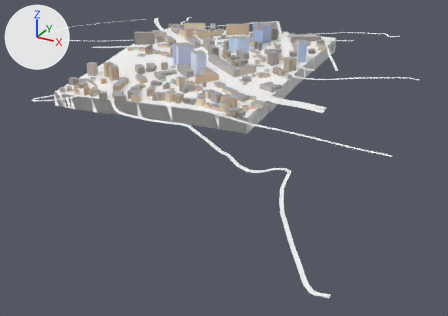
One commit to the glTF model public/tiles/1/-3_-4.glb: the scene before it, then after it.
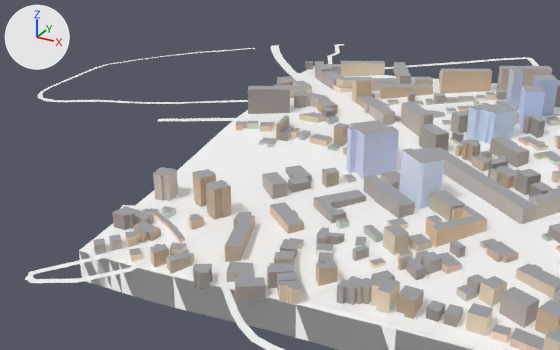
Old and new are each drawn whole from a camera (50 mm lens) standing at (-504.0, 494.0, 476.0) and looking at (-1125.0, 1624.0, -89.0) and again close up from a camera (50 mm lens) standing at (-1035.0, 1040.0, 406.0) and looking at (-1448.0, 1790.0, 31.0). Arrows for +X, +Y and +Z are at upper left; the lights stay in place. The older version's two pictures come first. Where no turn or scale is listed for an object, it has been applied to the vertices. Vertices at exactly the same position are counted once.

In view in the first close-up: 't1_-3_-4'.
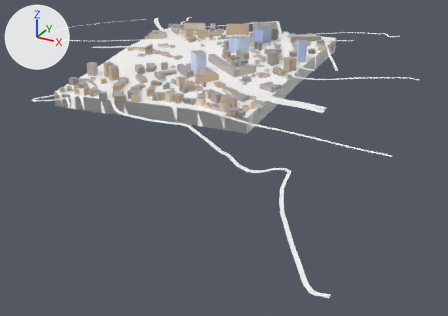
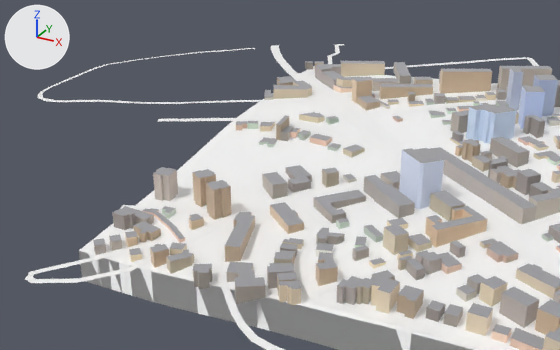
Changed parts and their boxes [x1, y1, x2, y2] in the close-ups (560 x 350 px; the box of a moved part takes in the faces that stretch with it):
```json
{"part": 1, "of": "me_t1__3__4", "change": "deleted", "before": [248, 86, 449, 180]}
{"part": 2, "of": "me_t1__3__4", "change": "cut back", "before": [322, 107, 336, 121]}
{"part": 3, "of": "me_t1__3__4", "change": "moved or reshaped", "before": [79, 253, 411, 350], "after": [79, 253, 411, 350]}
```

Edits to the scene script, one JSON object a line:
```json
{"block": "me_t1__3__4", "where": "# used by ob_t1__3__4; location = (-1263.6, 1627.0, 69.8)"}
{"op": "remove", "block": "me_t1__3__4", "code": "me_t1__3__4.from_pydata(...)  # 7053 vertices, 9518 faces; spans x -579.0..579.0, y -551.0..551.0, z -76.0..76.0"}
{"op": "add", "block": "me_t1__3__4", "code": "me_t1__3__4.from_pydata(...)  # 6953 vertices, 9382 faces; spans x -579.0..579.0, y -551.0..551.0, z -76.0..76.0"}
{"block": "me_t1__3__4", "change": "me_t1__3__4 part 1: 7 loose pieces with 94 vertices, spanning x -273.0..1.0, y 137.0..298.0, z -10.0..42.0, are deleted"}
{"block": "me_t1__3__4", "change": "me_t1__3__4 part 2"}
{"block": "me_t1__3__4", "change": "6 vertices are removed from x -173.0..-155.0, y 244.0..262.0, z 8.0..21.0"}
{"block": "me_t1__3__4", "change": "22 faces are deleted"}
{"block": "me_t1__3__4", "change": "12 new faces join them, mat_far_terrain (white #ffffff)"}
{"block": "me_t1__3__4", "change": "me_t1__3__4 part 3"}
{"block": "me_t1__3__4", "change": "26 faces are deleted"}
{"block": "me_t1__3__4", "change": "26 new faces join them, mat_far_terrain (white #ffffff)"}
```
